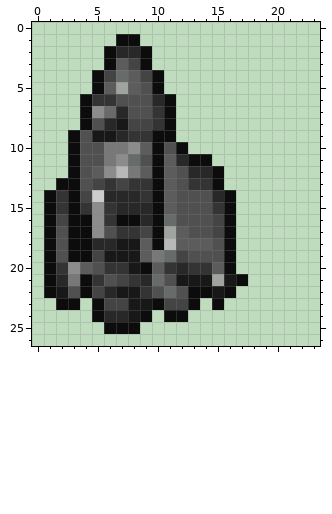
A pixel-art sprite gets an edit: VideoGameDesign.gmx/sprites/images/sprite0_0.png. Above, as it was before the edit.
The file is 24x27 pixels. Pixels under 10% opacity are left out.
The same view after the edit:
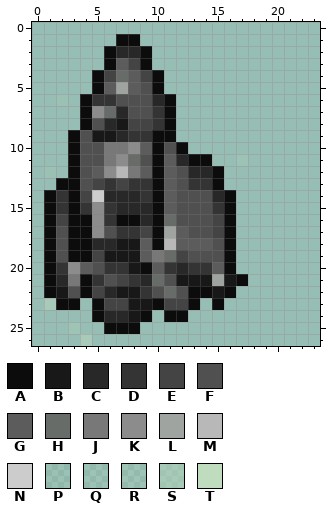
Palette (. is transparent): A #0c0c0c  B #181818  C #282828  D #343434  E #444444  F #505050  G #5c5c5c  H #686c68  J #787878  K #8c8c8c  L #a0a4a0  M #b8b8b8  N #cccccc  P #bfdcbf1d  Q #bfdcbf2b  R #bfdcbf33  S #bfdcbf72  T #bfdcbf
The edit:
Changed rows in their new state; - is an unchanged pixel.
first column x 0:
 0 ........................
 1 .......--...............
 2 ......----..............
 3 ......----..............
 4 .....------.............
 5 .....------.............
 6 ..P.--------............
 7 ....--------............
 8 ....--------............
 9 ...---------............
10 ...----------...........
11 ...------------..Q......
12 .P.-------------........
13 ..--------------........
14 .----------------.......
15 .----------------.......
16 .----------------.......
17 .----------------.......
18 .----------------.......
19 .----------------.......
20 .----------------.......
21 .-----------------......
22 .----------------.......
23 .S--.---------.-........
24 .....-----.--...........
25 ...R..---...............
26 ....S...................
Boxes around the changes in both pictures, in picture pixels (x1, y1, x2, y2):
changed: (32, 22, 320, 346)
